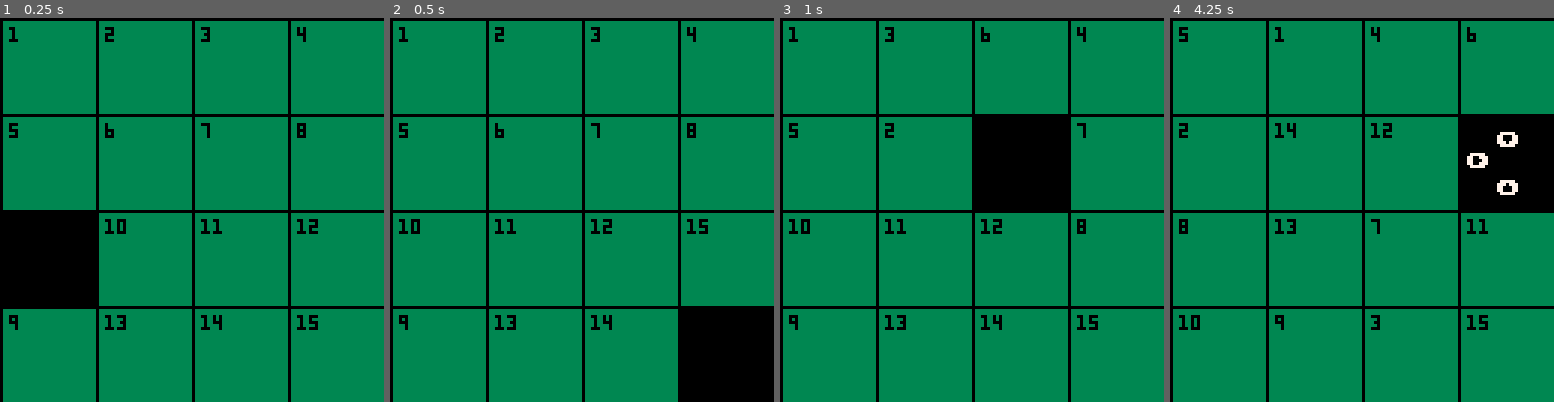
Above: before the commit, frames 1-4 (left to right).
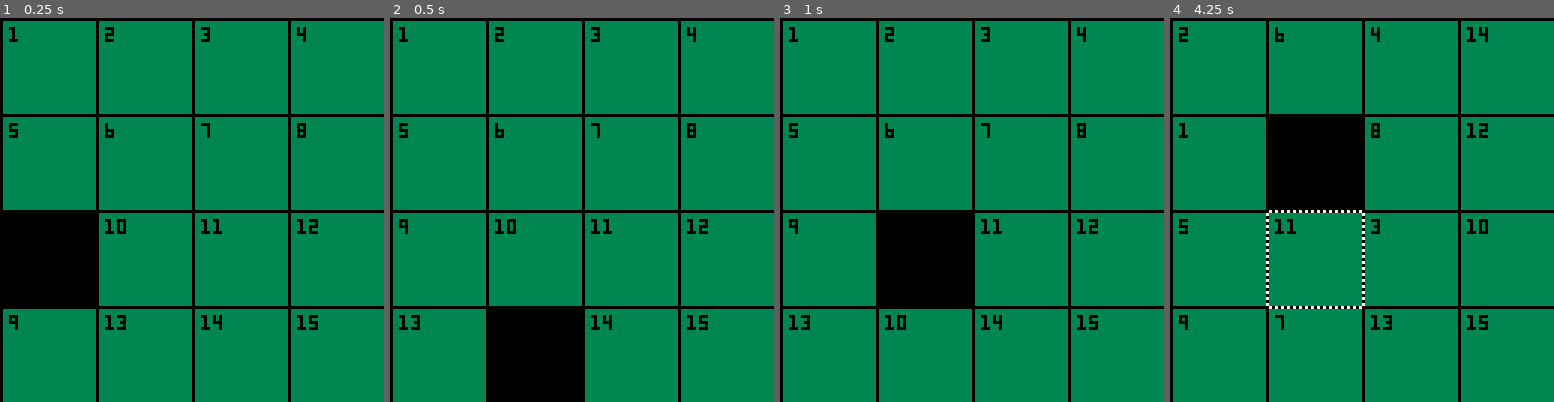
Above: after the commit, the same moments.

Repository: afunai/pico8-puzzle
Game: PICO-8 cartridge puzzle.p8
Same seed, same stepped clock (60 frames per second), same inputs: the game is played once before the commit and once after it.
Inputs:
- Up to frame 1 (0.25 s): no input
- Up to frame 2 (0.5 s): tap X (X key) at 0.33 s
- Up to frame 3 (1 s): tap O (Z key) at 0.7 s
- Up to frame 4 (4.25 s): tap X (X key) at 1.07, 1.85, 2.97, 4.08 s; hold Right 1.6-2.1 s; tap O (Z key) every 0.4 s from 1.7 to 4.1 s; hold Up 2.15-2.42 s; hold Right 2.47-3.03 s; hold Left 3.08-3.58 s; hold Down 3.63-3.97 s; hold Right from 4.02 s (still down)

Frame 1 is identical in both runs. In frame 2, 12% of the frame differs, in the area x 2-100%, y 52-100%; in frame 3, 12%; in frame 4, 13%, in the area x 2-100%, y 2-82%.

Commit message:
move panels, not blank

Diff:
--- a/puzzle.lua
+++ b/puzzle.lua
@@ -4,6 +4,7 @@
 local panels = {}
 local order = {}
 local blank = dim_x * dim_y
+local active_cell_id = 10
 
 border = 2
 function init_matrix(panel_w, panel_h)
@@ -22,25 +23,35 @@
 end
 
 moves = {
-  [⬅️] = {['is_possible'] = function() return blank % dim_x != 0 end, ['v'] = 1}, -- left
-  [➡️] = {['is_possible'] = function() return blank % dim_x != 1 end, ['v'] = -1}, --right
-  [⬆️] = {['is_possible'] = function() return blank + dim_x <= #order end, ['v'] = dim_x}, -- up
-  [⬇️] = {['is_possible'] = function() return blank - dim_x >= 1 end, ['v'] = -dim_x}, -- down
+  [⬅️] = {
+    ['is_possible'] = function(cell_id) return cell_id == blank + 1 and blank % dim_x != 0 end,
+    ['v'] = -1},
+  [➡️] = {
+    ['is_possible'] = function(cell_id) return cell_id == blank - 1 and blank % dim_x != 1 end,
+    ['v'] = 1},
+  [⬆️] = {
+    ['is_possible'] = function(cell_id) return cell_id == blank + dim_x end,
+    ['v'] = -dim_x},
+  [⬇️] = {
+    ['is_possible'] = function(cell_id) return cell_id == blank - dim_x end,
+    ['v'] = dim_x},
 }
 
 function possible_moves()
   local possible_moves = {}
-  for i, move in pairs(moves) do
-    if (move.is_possible()) add(possible_moves, move)
+  for cell_id, panel_id in pairs(order) do
+    for key, move in pairs(moves) do
+      if (move.is_possible(cell_id)) add(possible_moves, cell_id)
+    end
   end
   return possible_moves
 end
 
 function shuffle(order)
   local possible_moves = possible_moves()
-  local destination = blank + possible_moves[flr(rnd(#possible_moves)) + 1].v
-  order[blank], order[destination] = order[destination], order[blank]
-  blank = destination
+  local cell_id = possible_moves[flr(rnd(#possible_moves)) + 1]
+  order[blank], order[cell_id] = order[cell_id], order[blank]
+  blank = cell_id
   return order
 end
 
@@ -55,22 +66,28 @@
   cls()
   for i, cell in pairs(board) do
     if i != blank then
-      local panel = panels[order[i]]
+      local panel_id = order[i]
       -- TODO
       rectfill(cell.x, cell.y,
         cell.x + cell.width, cell.y + cell.height, 3)
-      print(order[i], cell.x + 2, cell.y + 2, 0)
+      print(panel_id, cell.x + 2, cell.y + 2, 0)
     end
   end
 end
 
 function render_cursor()
-  local f = cos(time()) * 2.5
-  local b_cell = board[blank]
-  if (moves[⬅️].is_possible()) print('⬅️', b_cell.x + b_cell.width + 3 * f - 6, b_cell.y + b_cell.height / 2 - 3, 7)
-  if (moves[➡️].is_possible()) print('➡️', b_cell.x - 3 * f, b_cell.y + b_cell.height / 2 - 3, 7)
-  if (moves[⬆️].is_possible()) print('⬆️', b_cell.x + b_cell.width / 2 - 3, b_cell.y + b_cell.height + 3 * f - 6, 7)
-  if (moves[⬇️].is_possible()) print('⬇️', b_cell.x + b_cell.width / 2 - 3, b_cell.y - 3 * f + 3, 7)
+  local moveable = false
+  for key, move in pairs(moves) do
+    if (move.is_possible(active_cell_id)) moveable = true
+  end
+
+  local cell = board[active_cell_id]
+  if moveable then
+    if (time() * 2 % 1 > .5) fillp(0b1010010110100101) else fillp(0b0101101001011010)
+  end
+  rect(cell.x - 1, cell.y - 1,
+    cell.x + cell.width + 1, cell.y + cell.height + 1, 7)
+  fillp(0)
 end
 
 function render_complete()
@@ -104,11 +121,18 @@
   ['update'] = function (self)
     if (is_complete()) state = 'complete'
 
-    for key, move in pairs(moves) do
-      if btnp(key) and move.is_possible() then
-        local destination = blank + move.v
-        order[blank], order[destination] = order[destination], order[blank]
-        blank = destination
+    if (btnp(⬅️) and active_cell_id % 4 != 1) active_cell_id -= 1
+    if (btnp(➡️) and active_cell_id % 4 != 0) active_cell_id += 1
+    if (btnp(⬆️) and active_cell_id > dim_x) active_cell_id -= dim_x
+    if (btnp(⬇️) and active_cell_id <= dim_x * (dim_y - 1)) active_cell_id += dim_x
+
+    if btnp(❎) then
+      for key, move in pairs(moves) do
+        if move.is_possible(active_cell_id) then
+          order[blank], order[active_cell_id] = order[active_cell_id], order[blank]
+          blank, active_cell_id = active_cell_id, blank
+          break
+        end
       end
     end
   end,
@@ -132,8 +156,8 @@
   board = init_matrix(128 / dim_x, 128 / dim_y)
   panels = init_matrix(128 / dim_x, 128 / dim_y)
   order = {}
-  for i = 1, dim_x * dim_y do
-    add(order, i)
+  for panel_id = 1, dim_x * dim_y do
+    add(order, panel_id)
   end
 
   state = 'shuffle'
